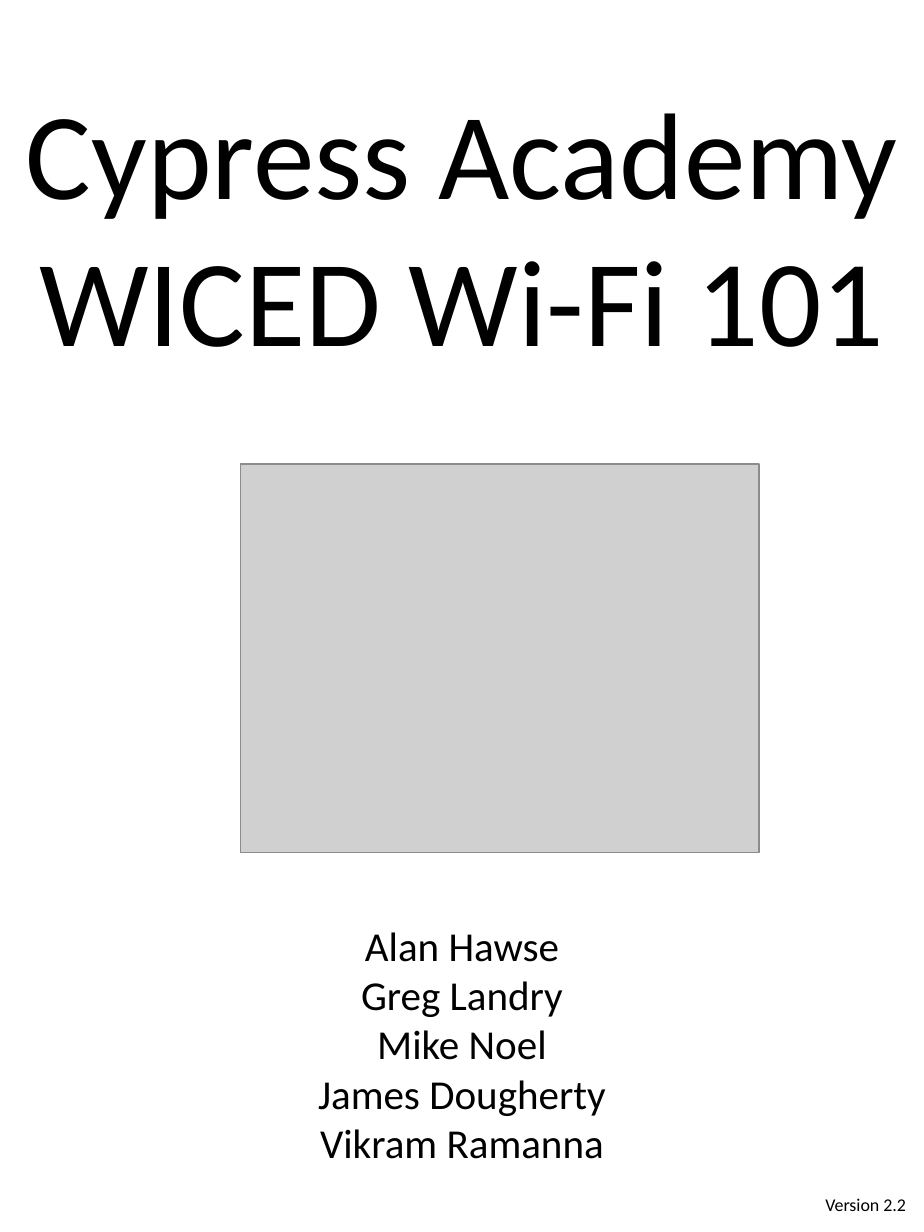
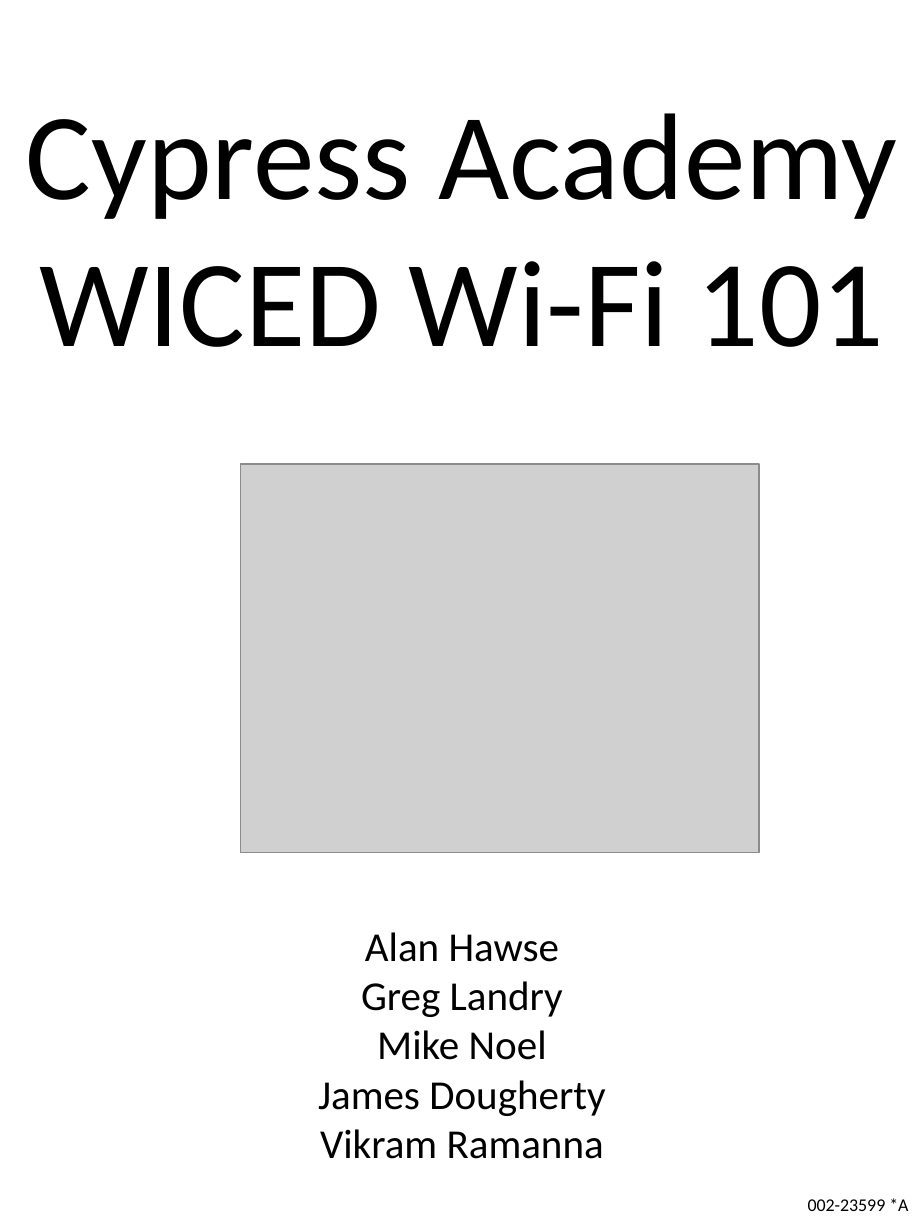
Before and after one commit to iotexpert/WW101, a slide deck: slide 1 of labmanual/English/002-23599_Source/Manual/WW101-Binder-Cover.pptx. Drawn at 924x1232 pixels with LibreOffice and Linux fonts; fonts in the diff are those of the drawing; grey boxes stand for pictures. Boxes give left, top, right and bottom in pixels: in the first picture for what was removed or moved away, otherwise in the second. Text is boxed around its words. In the diff, an @@ line names an element or a change of style, - is before the commit and + after.

```diff
--- a/labmanual/English/002-23599_Source/Manual/WW101-Binder-Cover.pptx
+++ b/labmanual/English/002-23599_Source/Manual/WW101-Binder-Cover.pptx
@@ text at box(808, 1198, 908, 1211): text changed @@
-Version 2.2
+002-23599 *A
```
Also in this commit, not shown: 17 other files.
